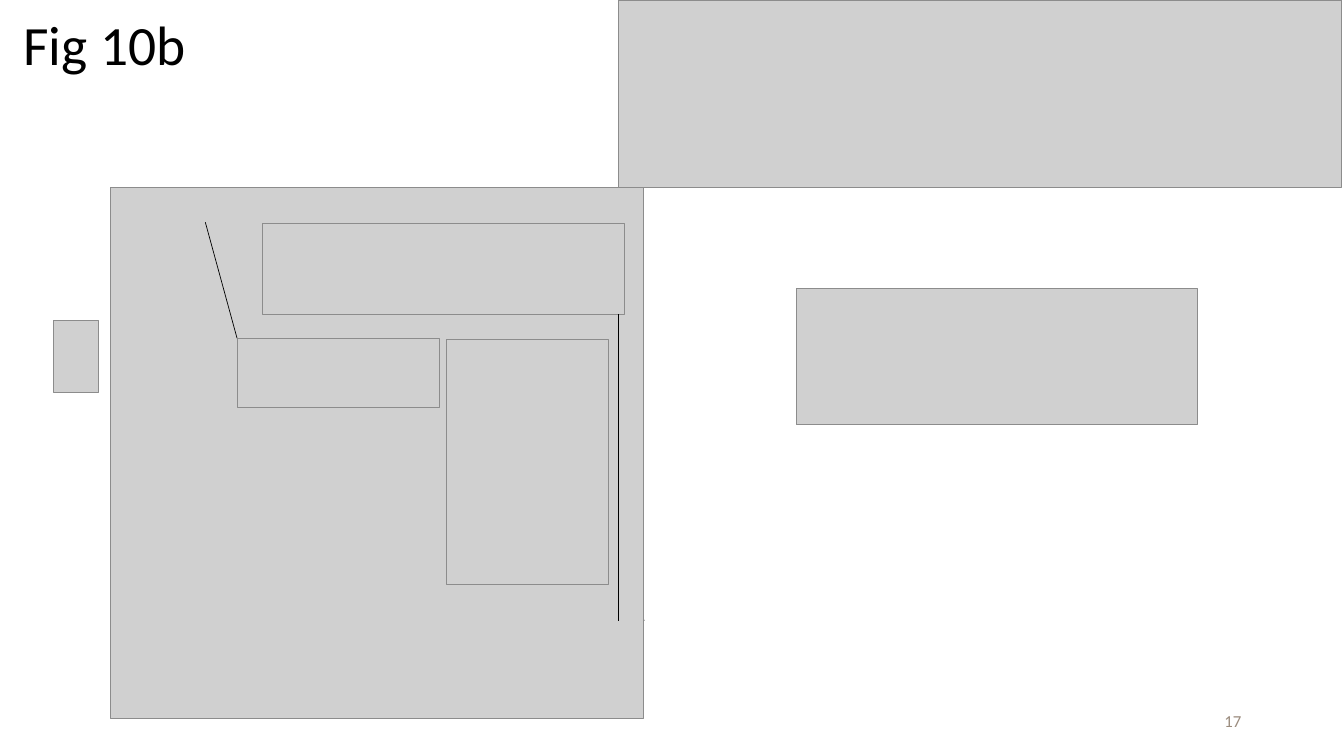
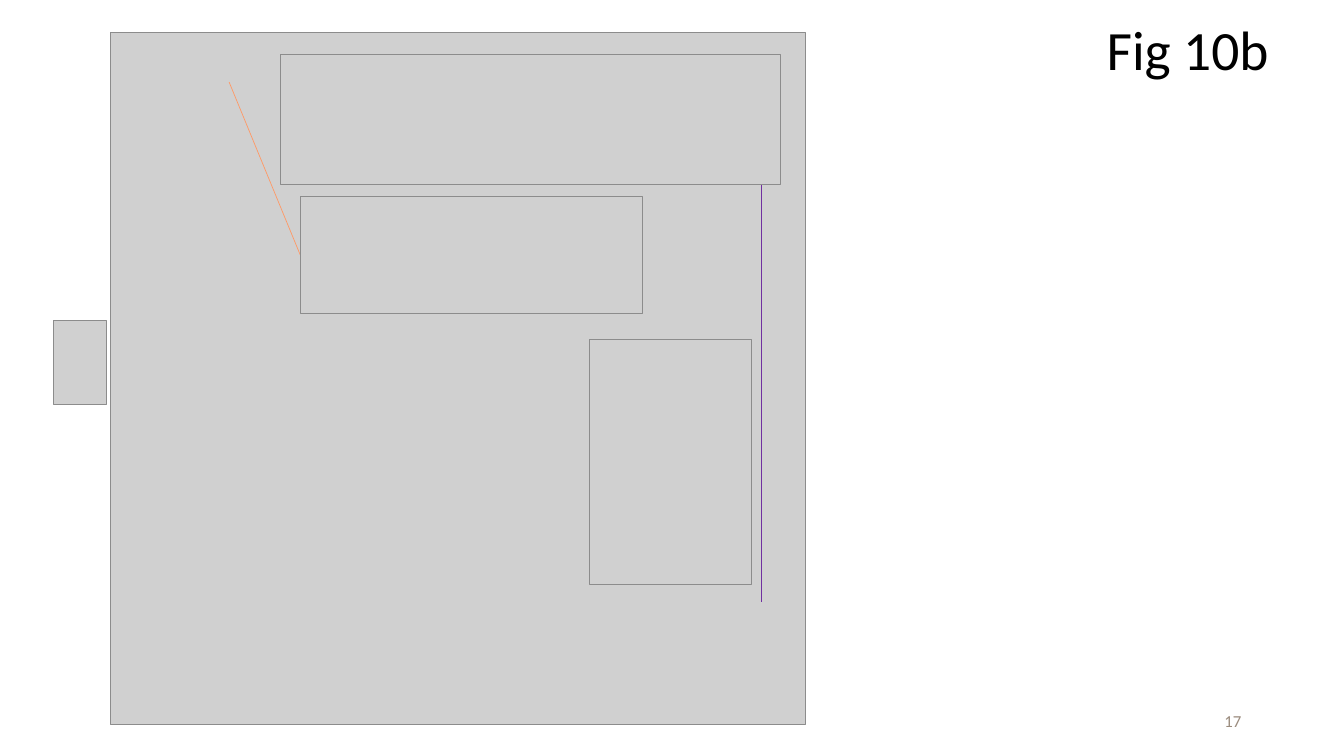
Before and after one commit to ncats/scaffoldanalytics, a slide deck: slide 17 of pres/Scaffold analytics figures to modify with chemical structures.pptx. Drawn at 1344x756 pixels with LibreOffice and Linux fonts; fonts in the diff are those of the drawing; grey boxes stand for pictures. Boxes give left, top, right and bottom in pixels: in the first picture for what was removed or moved away, otherwise in the second. Text is boxed around its words. In the diff, an @@ line names an element or a change of style, - is before the commit and + after.

```diff
--- a/pres/Scaffold analytics figures to modify with chemical structures.pptx
+++ b/pres/Scaffold analytics figures to modify with chemical structures.pptx
@@ picture: place and size @@
-picture at [111, 188, 644, 719]
+picture at [111, 32, 806, 724]
@@ picture: place and size @@
-picture at [618, 0, 1341, 188]
+picture at [280, 54, 780, 185]
@@ title "Fig 10b": place and size @@
-title "Fig 10b" at [23, 26, 185, 75]
+title "Fig 10b" at [1107, 31, 1268, 80]
@@ line moved from (206, 223) - (237, 338) to (229, 82) - (300, 255) @@
@@ line (229, 82) - (300, 255): stroke #000000 0.5 pt to #FF9966 0.5 pt @@
@@ picture: place and size @@
-picture at [797, 288, 1198, 424]
+picture at [300, 197, 643, 314]
@@ line moved from (618, 315) - (618, 621) to (762, 185) - (762, 602) @@
@@ line (762, 185) - (762, 602): stroke #000000 0.5 pt to #7030A0 0.5 pt @@
@@ picture removed at [262, 224, 625, 315] @@
@@ picture: place and size @@
-picture at [53, 321, 99, 392]
+picture at [53, 321, 106, 404]
@@ picture removed at [237, 338, 440, 407] @@
@@ picture: place and size @@
-picture at [447, 340, 609, 585]
+picture at [590, 340, 752, 585]
@@ line removed from (633, 583) to (644, 621) @@
```
Also in this commit, not shown: 1 other slide changed, 7 other files.
